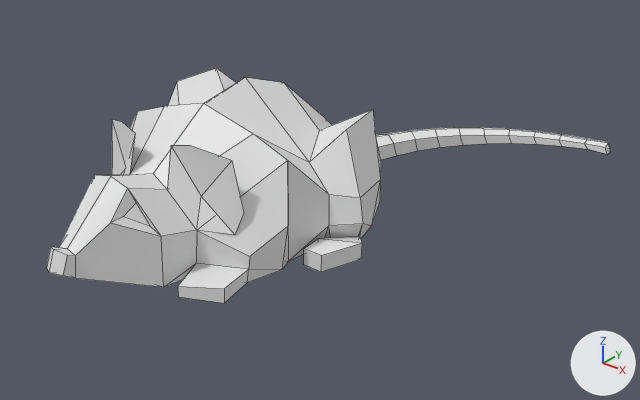
The FBX model Assets/Models/Office/Rat of death.fbx, before and after one commit.
Before and after are seen from a 50 mm lens placed at (0.0204, -0.0206, 0.0148), pointed at (0.0021, 0.0024, 0.0005). The axes (+X, +Y, +Z) are drawn at lower right. The lights are the same throughout. Mesh edges are drawn as thin lines. Where no turn or scale is listed for an object, it has been applied to the vertices. Vertices at the same position are counted once.

The older version as bpy lines, for what is in view:
```python
me_cube_002 = bpy.data.meshes.new('Cube.002')
me_cube_002.from_pydata(...)  # 223 vertices, 218 faces; spans x -0.0054..0.0083, y -0.0078..0.0145, z -0.0002..0.0052
ob_cube = bpy.data.objects.new('Cube', me_cube_002)
ob_cube.location = (0.0, 0.0, 0.0)
```
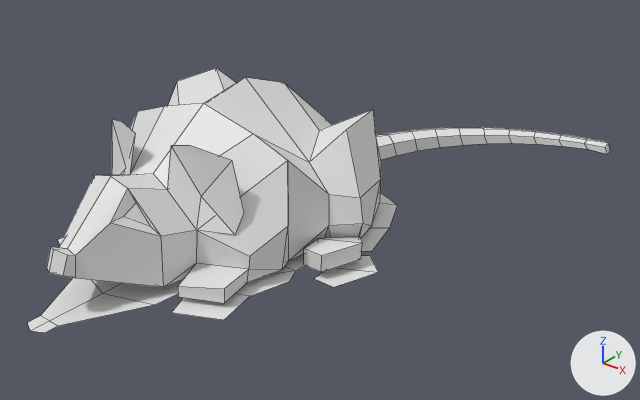
Commit message: Rat shadow

Location of each change, [x1, y1, x2, y2] in pixels of the pictures (640 x 400 px):
'Cube', reshaped (13% taller): before [47, 68, 611, 303]; after [28, 68, 611, 333]
part 1 of me_cube_002, added: after [28, 193, 397, 333]
part 2 of me_cube_002, added: after [314, 255, 378, 287]

What changed in the scene script:
```text
Change me_cube_002:
    used by ob_cube; location = (0.0, 0.0, 0.0)
    verts and faces of me_cube_002; kept vertices keep their numbers, new ones are numbered from 223
    remove me_cube_002.from_pydata(...)  # 223 vertices, 218 faces; spans x -0.0054..0.0083, y -0.0078..0.0145, z -0.0002..0.0052
    add me_cube_002.from_pydata(...)  # 279 vertices, 247 faces; spans x -0.0061..0.0083, y -0.0088..0.0145, z -0.0002..0.0052
    me_cube_002 part 1: a new loose piece of 50 vertices spanning x -0.0061..0.0051, y -0.0088..0.0064, z -0.0002
    me_cube_002 part 2
    add verts[223] = (0.0047, -0.0012, -0.0002)  # pixel (313, 278)
    add verts[224] = (0.0055, -0.0012, -0.0002)  # pixel (333, 287)
    add verts[225] = (0.0046, -0.0003, -0.0002)
    add verts[226] = (0.0061, 0.0004, -0.0002)  # pixel (378, 272)
    add verts[227] = (0.0044, 0.0005, -0.0002)
    add verts[228] = (0.0052, 0.0012, -0.0002)  # pixel (370, 255)
    add faces += [(225, 226, 228, 227), (223, 224, 226, 225)]
```
